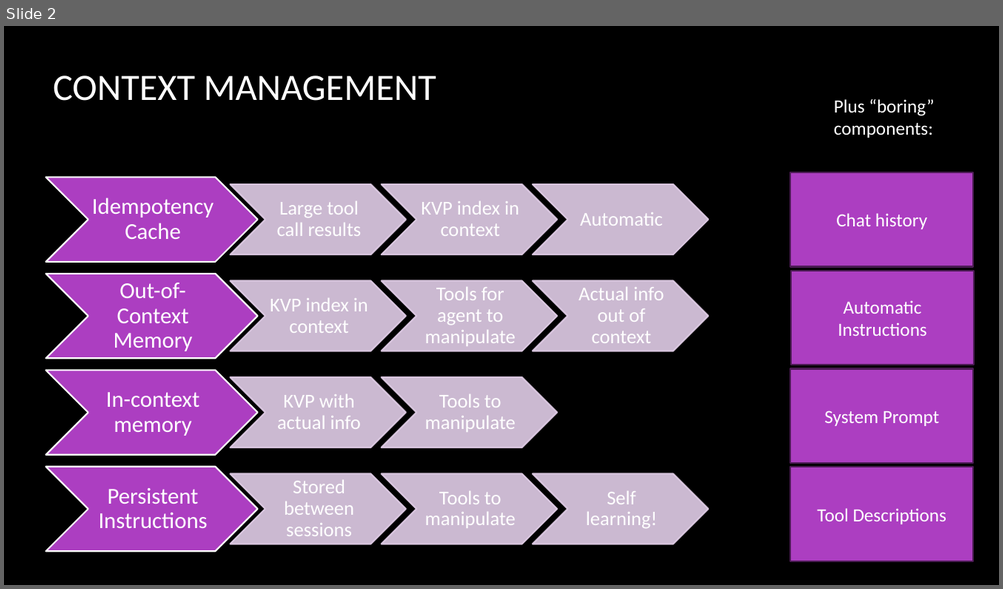
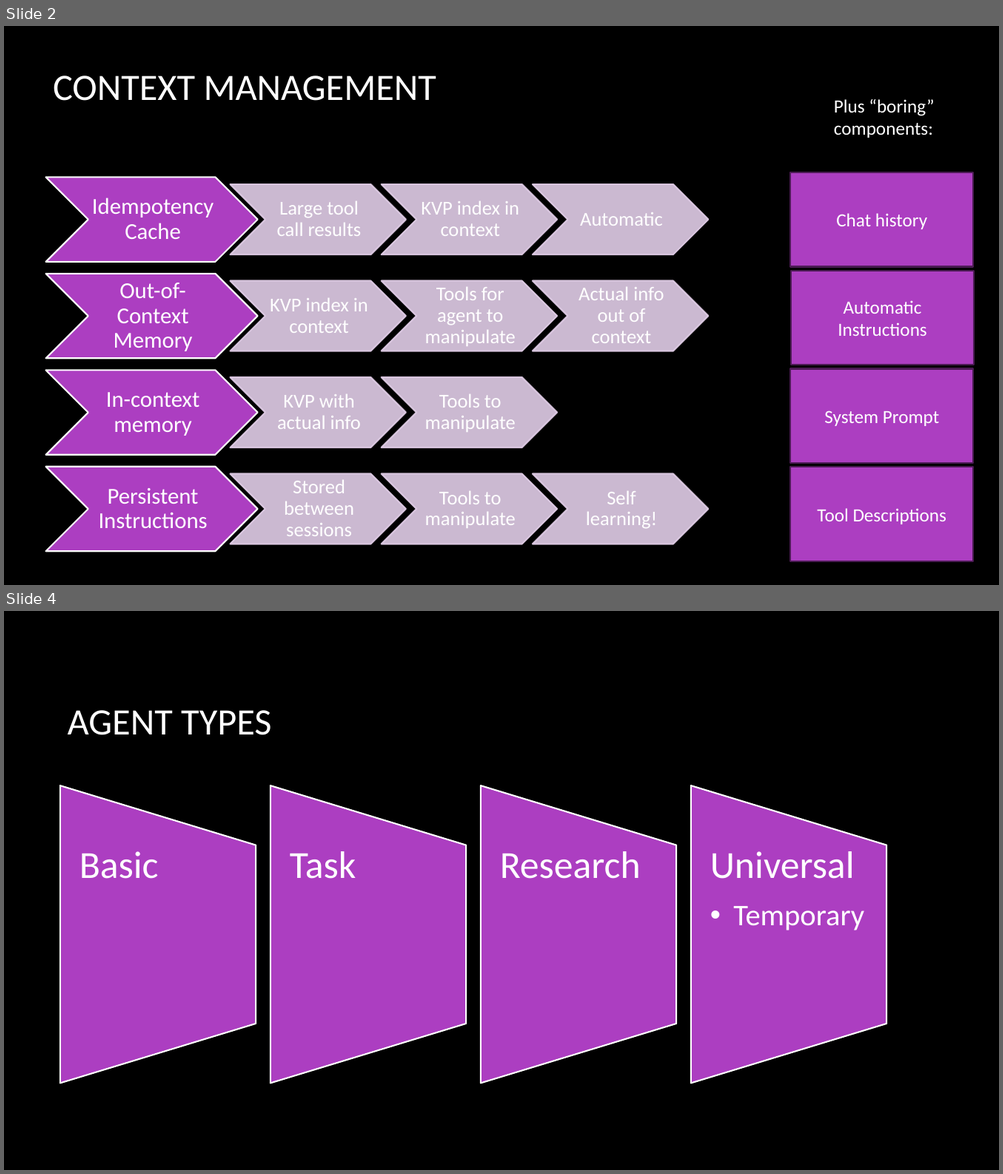
Before and after one commit to Integrail/oneringai, a slide deck: docs/architecture.pptx. Shown one above the other, each under a label of ours: slide 2 before the commit, slides 2 and 4 after it; the slides between them are not shown. The pictures are 1003x589 and 1003x1174 pixels, drawn with LibreOffice and Linux fonts; fonts in the diff are those of the drawing; background and template pictures are left out. Boxes give left, top, right and bottom in pixels: in the first picture for what was removed or moved away, otherwise in the second. Text is boxed around its words. In the diff, an @@ line names an element or a change of style, - is before the commit and + after.

```diff
--- a/docs/architecture.pptx
+++ b/docs/architecture.pptx
@@ slide 4 added at bbox=[4, 611, 999, 1170], background picture (left out) @@
@@ title added at bbox=[68, 710, 271, 735], 36 pt, text #FFFFFF @@
+AGENT TYPES
@@ group added at bbox=[60, 786, 886, 1084]: 4 flow chart manual operations, 4 texts @@
+Basic
+Task
+Research
+Universal
+  • Temporary
```
Also in this commit, not shown: 1 other slide added, 8 other files.
